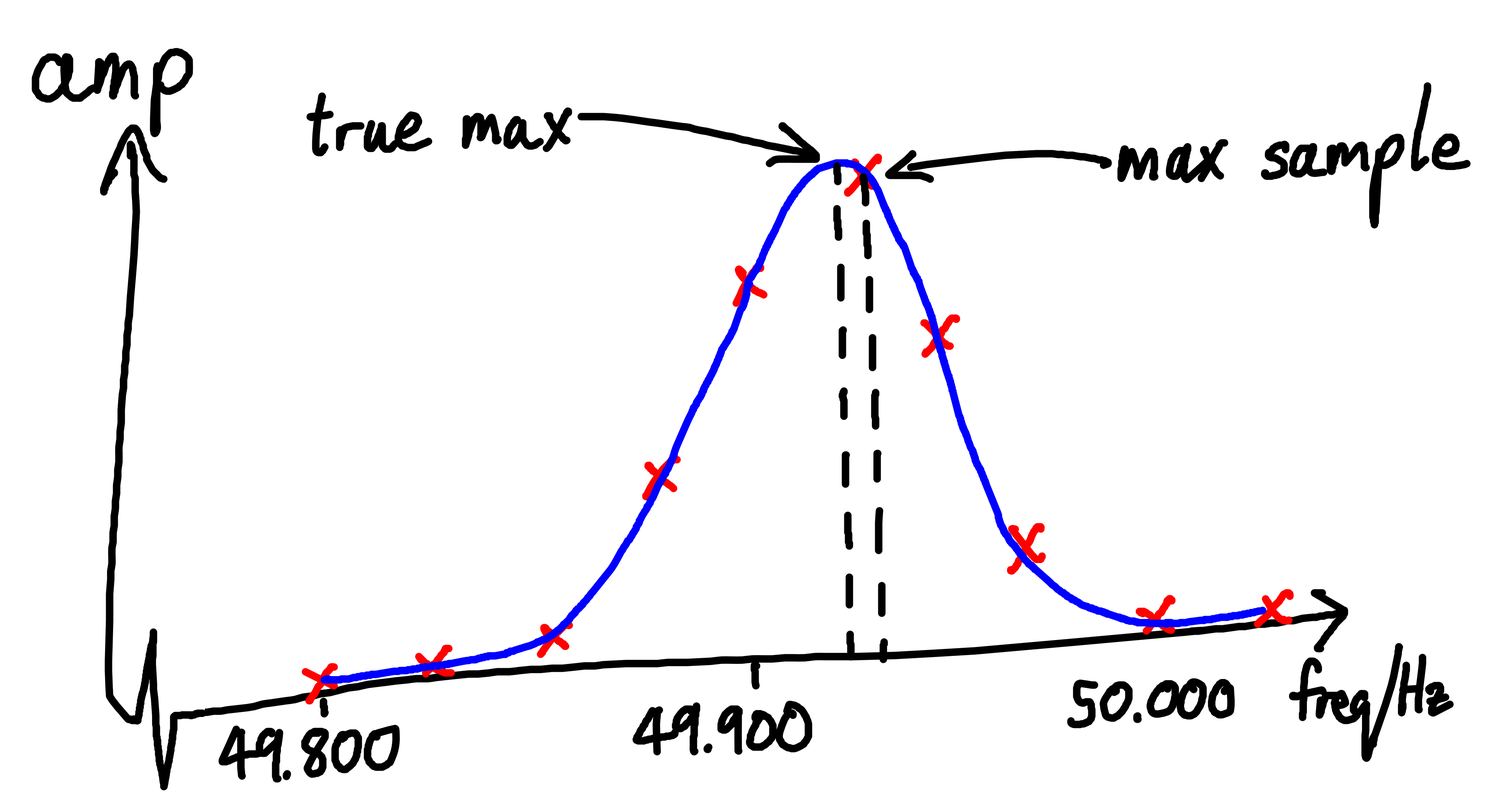
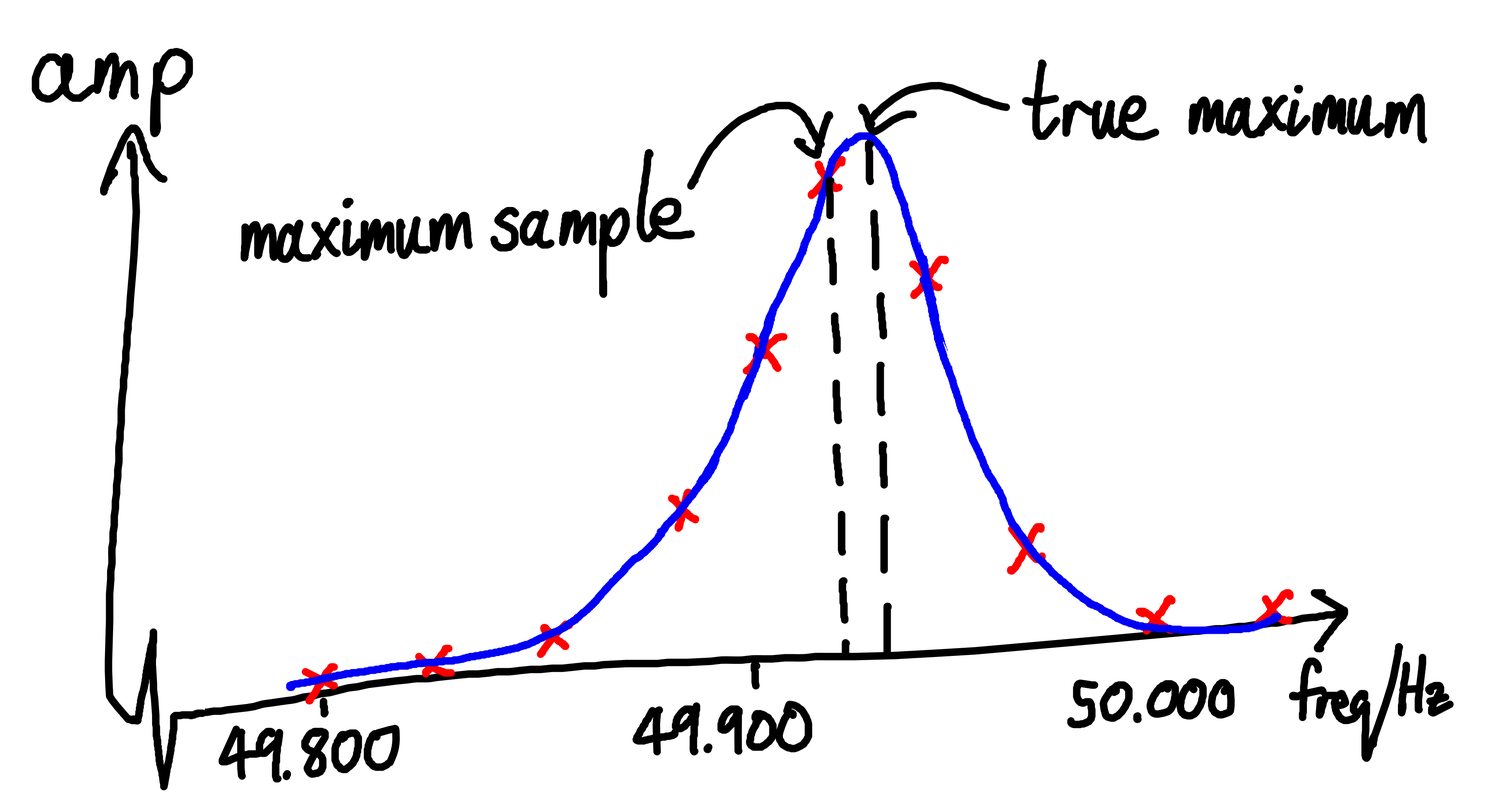
Layers edited between the first and the second 1486×810 image:
added layer "Paint Layer 2 (pasted)" (1st of 2) above "Paint Layer 2 (pasted)" over 240, 59, 1471, 691
painted on "Paint Layer 2 (pasted)" (2nd of 2) over 240, 59, 1471, 691
